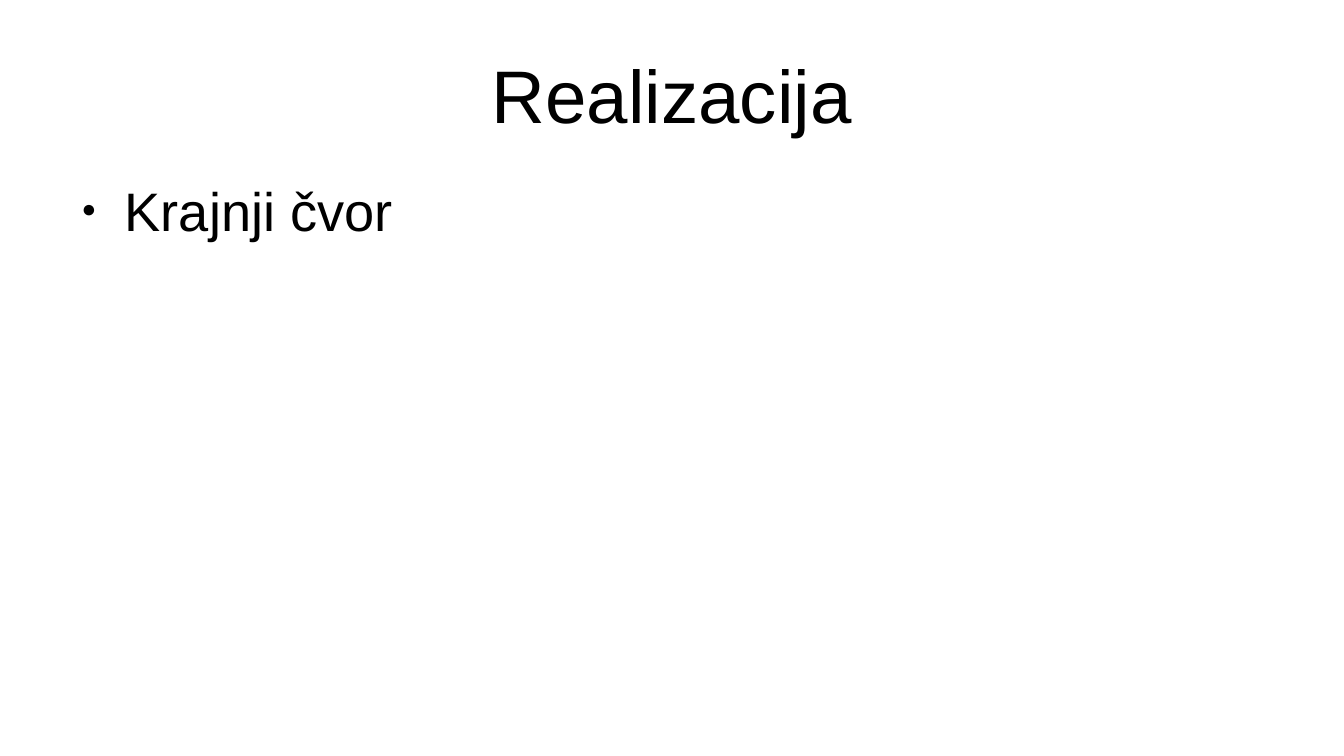
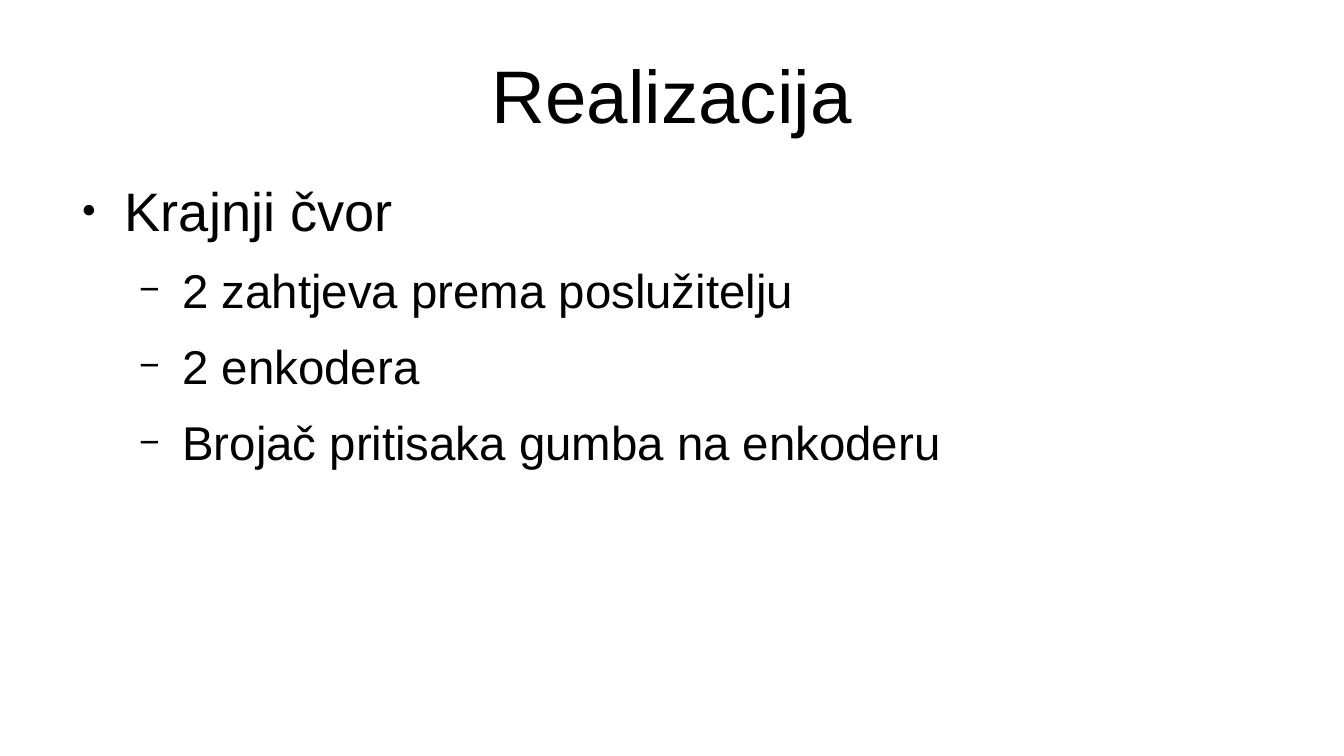
Before and after one commit to vuci359/SUAP, a slide deck: slide 7 of dokumentacija/SUAP_prezentacija.odp. Drawn at 1344x756 pixels with LibreOffice and Linux fonts; fonts in the diff are those of the drawing. Boxes give left, top, right and bottom in pixels: in the first picture for what was removed or moved away, otherwise in the second. Text is boxed around its words. In the diff, an @@ line names an element or a change of style, - is before the commit and + after.

```diff
--- a/dokumentacija/SUAP_prezentacija.odp
+++ b/dokumentacija/SUAP_prezentacija.odp
@@ text at <box>182,273,941,470</box>: paragraphs added @@
+  − 2 zahtjeva prema poslužitelju
+  − 2 enkodera
+  − Brojač pritisaka gumba na enkoderu
```
Also in this commit, not shown: 3 other slides changed, 7 slides added, 7 slides removed, 4 other files.
